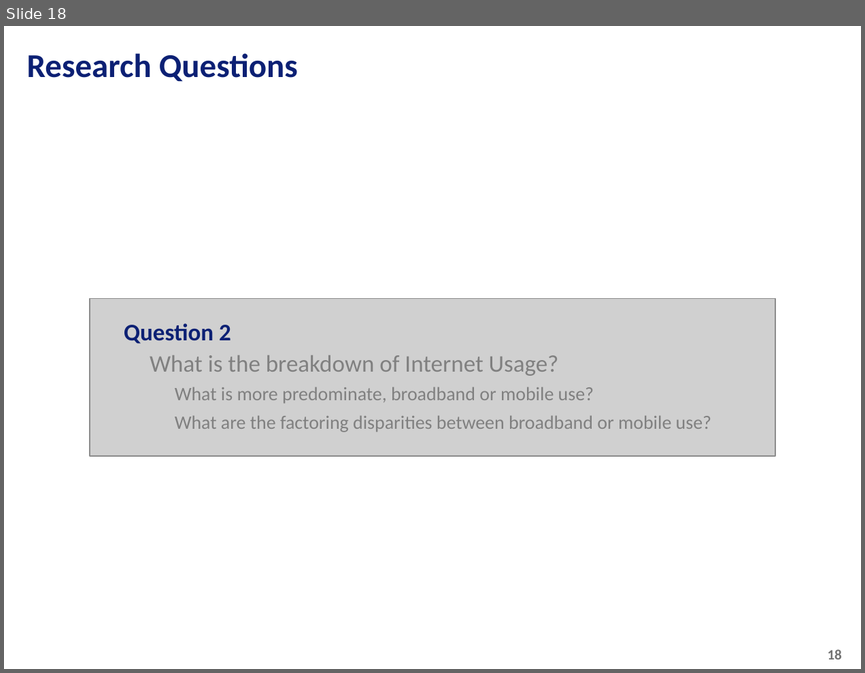
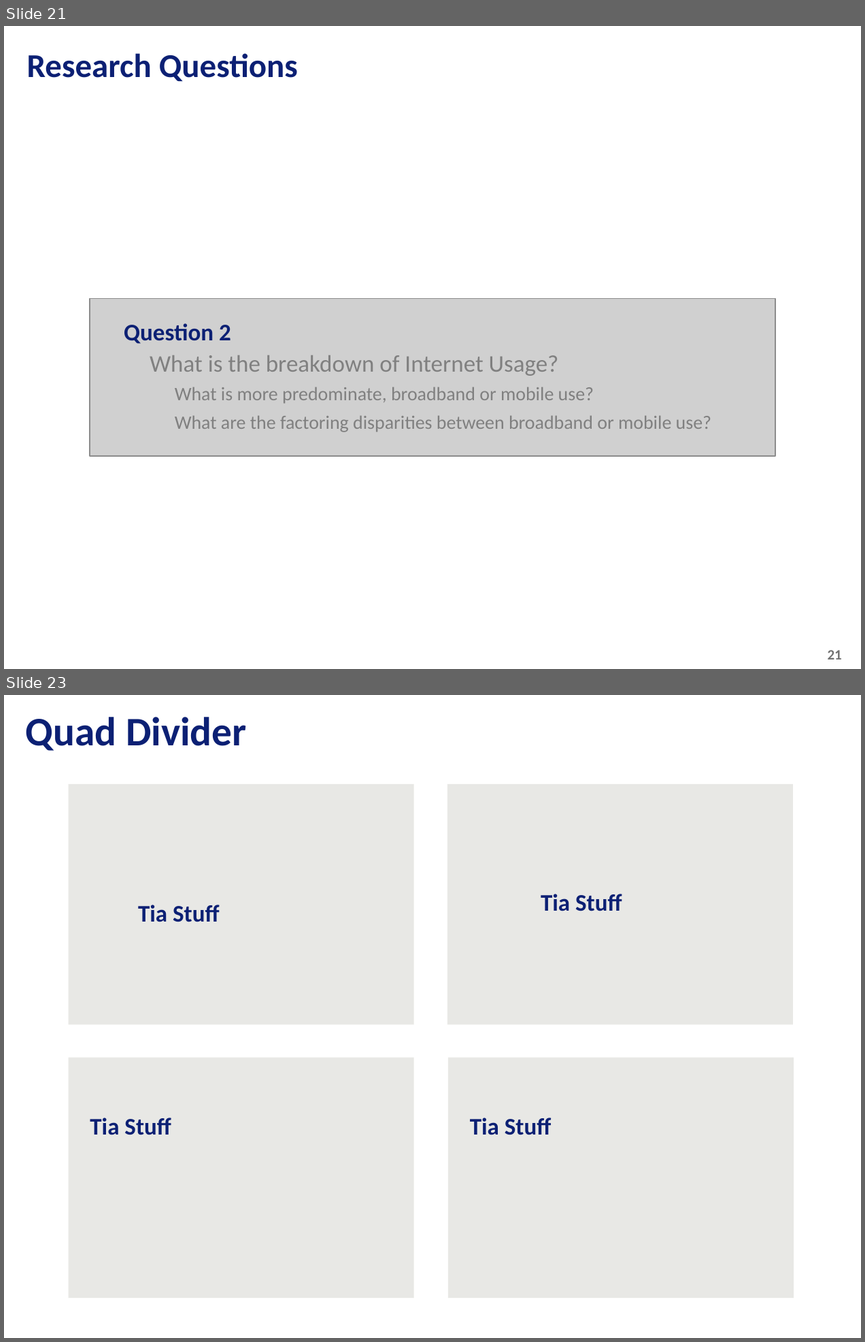
Before and after one commit to tiascott01/07_GroupProject1, a slide deck: Data Presentation.pptx. Shown one above the other, each under a label of ours: slide 18 before the commit, slides 21 and 23 after it; the slides between them are not shown. The pictures are 865x673 and 865x1342 pixels, drawn with LibreOffice and Linux fonts; fonts in the diff are those of the drawing; grey boxes stand for pictures; background and template pictures are left out. Boxes give left, top, right and bottom in pixels: in the first picture for what was removed or moved away, otherwise in the second. Text is boxed around its words. In the diff, an @@ line names an element or a change of style, - is before the commit and + after.

```diff
--- a/Data Presentation.pptx
+++ b/Data Presentation.pptx
@@ slide 23 added at (4, 695, 861, 1338), background picture (left out) @@
@@ text added at (26, 717, 247, 751), 34 pt, text #0C2074, bold @@
+Quad Divider
@@ rectangle added at (68, 784, 413, 1025), fill #E8E8E5 @@
@@ rectangle added at (447, 784, 792, 1025), fill #E8E8E5 @@
@@ text added at (541, 894, 622, 911), 20 pt, text #0C2074, bold @@
+Tia Stuff
@@ text added at (138, 904, 220, 922), 20 pt, text #0C2074, bold @@
+Tia Stuff
@@ rectangle added at (68, 1057, 413, 1298), fill #E8E8E5 @@
@@ rectangle added at (448, 1057, 793, 1298), fill #E8E8E5 @@
@@ text added at (90, 1117, 171, 1135), 20 pt, text #0C2074, bold @@
+Tia Stuff
@@ text added at (470, 1117, 551, 1135), 20 pt, text #0C2074, bold @@
+Tia Stuff
@@ what was slide 18 is now slide 21 @@
@@ page number at (827, 650, 842, 659): text changed @@
-18
+21
```
Also in this commit, not shown: 1 slide changed, 11 other slides added, 4 slides removed.
